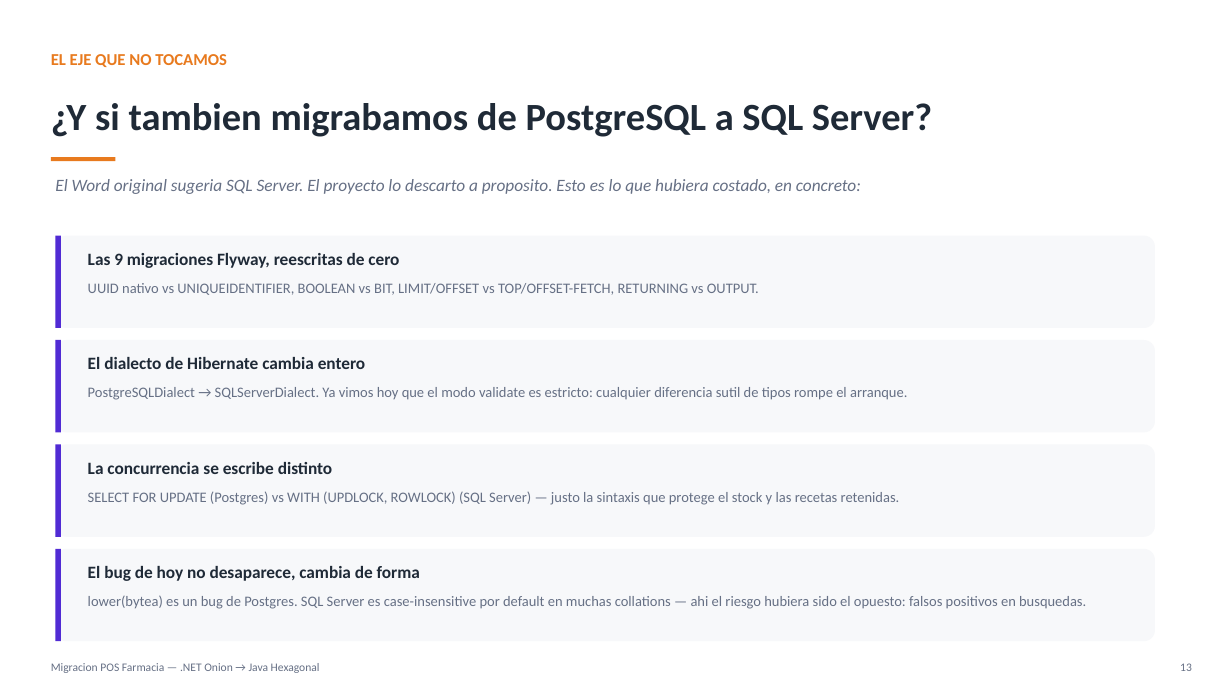
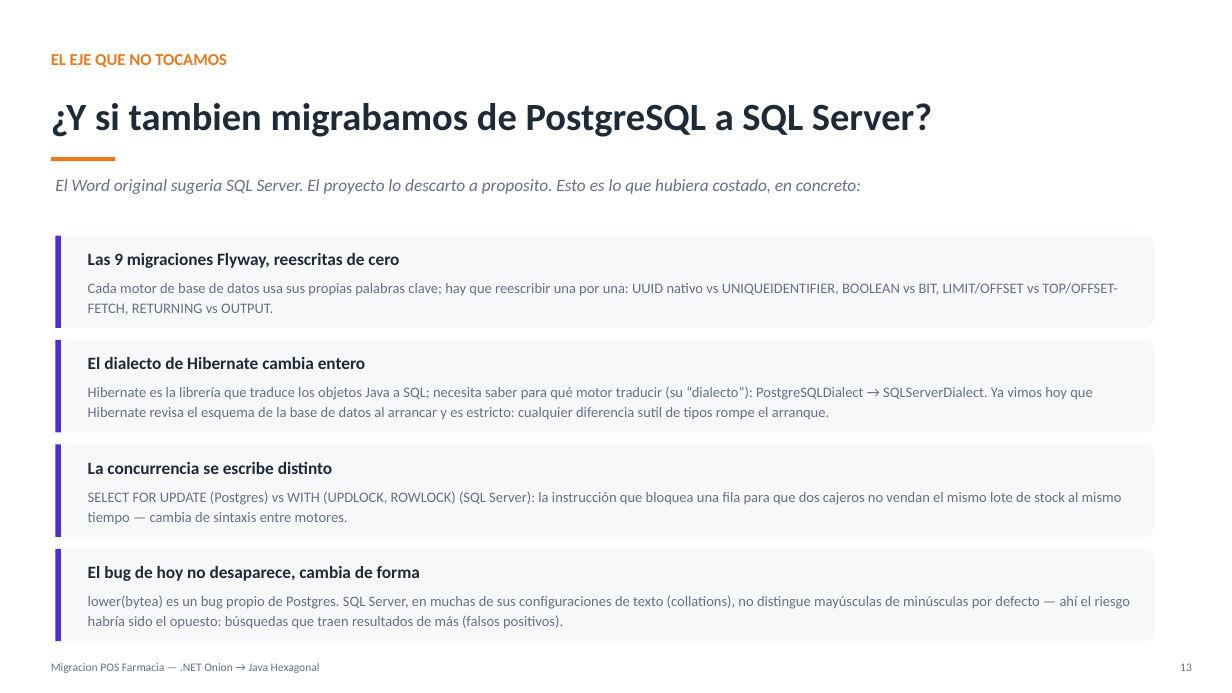
Before and after one commit to DavidXavi/farmacia_post_venta_hexagonal, a slide deck: slide 13 of docs/Complejidad_Migracion_NET_a_Java_Hexagonal.pptx. Drawn at 1232x693 pixels with LibreOffice and Linux fonts; fonts in the diff are those of the drawing. Boxes give left, top, right and bottom in pixels: in the first picture for what was removed or moved away, otherwise in the second. Text is boxed around its words. In the diff, an @@ line names an element or a change of style, - is before the commit and + after.

```diff
--- a/docs/Complejidad_Migracion_NET_a_Java_Hexagonal.pptx
+++ b/docs/Complejidad_Migracion_NET_a_Java_Hexagonal.pptx
@@ text at (88,283,1117,315): text changed @@
-UUID nativo vs UNIQUEIDENTIFIER, BOOLEAN vs BIT, LIMIT/OFFSET vs TOP/OFFSET-FETCH, RETURNING vs OUTPUT.
+Cada motor de base de datos usa sus propias palabras clave; hay que reescribir una por una: UUID nativo vs UNIQUEIDENTIFIER, BOOLEAN vs BIT, LIMIT/OFFSET vs TOP/OFFSET-FETCH, RETURNING vs OUTPUT.
@@ text at (88,386,1092,420): text changed @@
-PostgreSQLDialect → SQLServerDialect. Ya vimos hoy que el modo validate es estricto: cualquier diferencia sutil de tipos rompe el arranque.
+Hibernate es la librería que traduce los objetos Java a SQL; necesita saber para qué motor traducir (su “dialecto”): PostgreSQLDialect → SQLServerDialect. Ya vimos hoy que Hibernate revisa el esquema de la base de datos al arrancar y es estricto: cualquier diferencia sutil de tipos rompe el arranque.
@@ text at (88,491,1122,524): text changed @@
-SELECT FOR UPDATE (Postgres) vs WITH (UPDLOCK, ROWLOCK) (SQL Server) — justo la sintaxis que protege el stock y las recetas retenidas.
+SELECT FOR UPDATE (Postgres) vs WITH (UPDLOCK, ROWLOCK) (SQL Server): la instrucción que bloquea una fila para que dos cajeros no vendan el mismo lote de stock al mismo tiempo — cambia de sintaxis entre motores.
@@ text at (88,595,1131,629): text changed @@
-lower(bytea) es un bug de Postgres. SQL Server es case-insensitive por default en muchas collations — ahi el riesgo hubiera sido el opuesto: falsos positivos en busquedas.
+lower(bytea) es un bug propio de Postgres. SQL Server, en muchas de sus configuraciones de texto (collations), no distingue mayúsculas de minúsculas por defecto — ahí el riesgo habría sido el opuesto: búsquedas que traen resultados de más (falsos positivos).
```
Also in this commit, not shown: 6 other slides changed, 1 slide removed.
